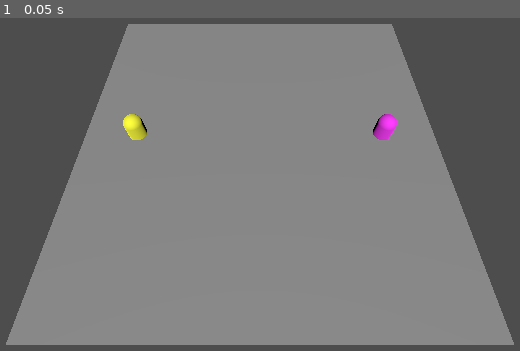
Above: before the commit, frame 1.
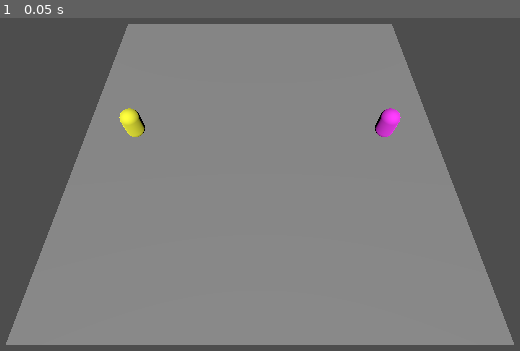
Above: after the commit, the same moment.

Repository: LordArugula/tb-rpg-godot
Game: Godot game, scene res://scenes/main.tscn
Two runs of this game, one before a commit and one after it. Both use one fixed random seed, a clock stepped at 60 frames per second and the inputs below.
Inputs:
- Up to frame 1 (0.05 s): no input

The runs differ from the first frame. In frame 1, 0.4% of the frame differs, in the area x 22-78%, y 27-37%.

Commit message:
create abilitytargetfilters

Diff:
--- a/scenes/character_a.tscn
+++ b/scenes/character_a.tscn
@@ -1,8 +1,9 @@
-[gd_scene load_steps=7 format=3 uid="uid://dgcsda3cijeif"]
+[gd_scene load_steps=8 format=3 uid="uid://dgcsda3cijeif"]
 
 [ext_resource type="PackedScene" uid="uid://c1u2hxwl6r15i" path="res://scenes/character.tscn" id="1_j2cp4"]
 [ext_resource type="Script" uid="uid://vcny821ran3" path="res://scripts/abilities/ability_controller.gd" id="2_woyp2"]
 [ext_resource type="Script" uid="uid://dohwmvk8edwkg" path="res://scripts/abilities/effects/damage_effect.gd" id="3_br84i"]
+[ext_resource type="Script" uid="uid://d1plas3actgj3" path="res://scripts/abilities/targets/ability_target_controller.gd" id="3_ef12s"]
 [ext_resource type="Script" uid="uid://c8dtxa5dpbjkh" path="res://scripts/stats/stat_controller.gd" id="4_w34w8"]
 
 [sub_resource type="StandardMaterial3D" id="StandardMaterial3D_odekq"]
@@ -19,7 +20,11 @@
 [node name="Attack" type="Node" parent="AbilitySet" index="0"]
 script = ExtResource("2_woyp2")
 
-[node name="DamageEffect" type="Node" parent="AbilitySet/Attack" index="0"]
+[node name="AbilityTargetController" type="Node" parent="AbilitySet/Attack" index="0"]
+script = ExtResource("3_ef12s")
+metadata/_custom_type_script = "uid://d1plas3actgj3"
+
+[node name="DamageEffect" type="Node" parent="AbilitySet/Attack" index="1"]
 script = ExtResource("3_br84i")
 amount = 10.0
 metadata/_custom_type_script = "uid://dohwmvk8edwkg"
--- a/scenes/character_b.tscn
+++ b/scenes/character_b.tscn
@@ -1,7 +1,8 @@
-[gd_scene load_steps=8 format=3 uid="uid://uka01qjj1jym"]
+[gd_scene load_steps=9 format=3 uid="uid://uka01qjj1jym"]
 
 [ext_resource type="PackedScene" uid="uid://c1u2hxwl6r15i" path="res://scenes/character.tscn" id="1_g3mik"]
 [ext_resource type="Script" uid="uid://vcny821ran3" path="res://scripts/abilities/ability_controller.gd" id="2_2ben8"]
+[ext_resource type="Script" uid="uid://d1plas3actgj3" path="res://scripts/abilities/targets/ability_target_controller.gd" id="3_6k3rp"]
 [ext_resource type="Script" uid="uid://dohwmvk8edwkg" path="res://scripts/abilities/effects/damage_effect.gd" id="3_8t7fw"]
 [ext_resource type="Script" uid="uid://c8dtxa5dpbjkh" path="res://scripts/stats/stat_controller.gd" id="4_8t7fw"]
 [ext_resource type="Script" uid="uid://j8er6obunt7a" path="res://scripts/abilities/effects/heal_effect.gd" id="4_lbo0s"]
@@ -20,7 +21,11 @@
 [node name="Attack" type="Node" parent="AbilitySet" index="0"]
 script = ExtResource("2_2ben8")
 
-[node name="DamageEffect" type="Node" parent="AbilitySet/Attack" index="0"]
+[node name="AbilityTargetController" type="Node" parent="AbilitySet/Attack" index="0"]
+script = ExtResource("3_6k3rp")
+metadata/_custom_type_script = "uid://d1plas3actgj3"
+
+[node name="DamageEffect" type="Node" parent="AbilitySet/Attack" index="1"]
 script = ExtResource("3_8t7fw")
 amount = 10.0
 metadata/_custom_type_script = "uid://dohwmvk8edwkg"
@@ -29,7 +34,11 @@
 script = ExtResource("2_2ben8")
 metadata/_custom_type_script = "uid://vcny821ran3"
 
-[node name="AbilityEffect" type="Node" parent="AbilitySet/Heal" index="0"]
+[node name="AbilityTargetController" type="Node" parent="AbilitySet/Heal" index="0"]
+script = ExtResource("3_6k3rp")
+metadata/_custom_type_script = "uid://d1plas3actgj3"
+
+[node name="HealEffect" type="Node" parent="AbilitySet/Heal" index="1"]
 script = ExtResource("4_lbo0s")
 amount = 10.0
 metadata/_custom_type_script = "uid://dhsvcrrywnjwu"
--- a/scenes/main.tscn
+++ b/scenes/main.tscn
@@ -19,7 +19,7 @@
 script = ExtResource("2_wsbfn")
 
 [node name="Character A" parent="BattleManager" instance=ExtResource("3_4dikk")]
-transform = Transform3D(1, 0, 0, 0, 1, 0, 0, 0, 1, -7, 0.5, 0)
+transform = Transform3D(1, 0, 0, 0, 1, 0, 0, 0, 1, -7, 1, 0)
 
 [node name="Character B" parent="BattleManager" instance=ExtResource("4_k6v5f")]
-transform = Transform3D(1, 0, 0, 0, 1, 0, 0, 0, 1, 7, 0.5, 0)
+transform = Transform3D(1, 0, 0, 0, 1, 0, 0, 0, 1, 7, 1, 0)
--- a/scripts/abilities/ability_controller.gd
+++ b/scripts/abilities/ability_controller.gd
@@ -3,6 +3,9 @@
 class_name AbilityController;
 
 var effects: Array[AbilityEffect];
+
+@onready
+var target_controller: AbilityTargetController = $AbilityTargetController;
 
 func _ready():
 	effects.assign(get_children().filter(func(child): return child is AbilityEffect));
--- /dev/null
+++ b/scripts/abilities/targets/ability_target_controller.gd
@@ -0,0 +1,13 @@
+extends Node
+
+class_name AbilityTargetController;
+
+var filters: Array[AbilityTargetFilter];
+
+func _ready() -> void:
+	filters.assign(get_children().filter(func(child): return child is AbilityTargetFilter));
+	pass
+
+
+func get_targets(actor: ActorController, actors: Array[ActorController]) -> Array[ActorController]:
+	return filters.reduce(func(targets, filter): return filter.apply(actor, targets), actors)
--- /dev/null
+++ b/scripts/abilities/targets/ability_target_filter.gd
@@ -0,0 +1,15 @@
+extends Node;
+
+## Filters the possible targets for an ability.
+class_name AbilityTargetFilter;
+
+
+## Filters the possible targets for an ability.
+func apply(_actor: ActorController, _actors: Array[ActorController]) -> Array[ActorController]:
+    push_error("Function not implemented.");
+    return [];
+
+## Checks if all targets are valid.
+func matches(_actor: ActorController, _actors: Array[ActorController]) -> bool:
+    push_error("Function not implemented.");
+    return false;
--- /dev/null
+++ b/scripts/abilities/targets/ally_target_filter.gd
@@ -0,0 +1,8 @@
+extends AbilityTargetFilter;
+
+func apply(actor: ActorController, actors: Array[ActorController]) -> Array[ActorController]:
+    return actors.filter(func(target): target == actor);
+
+
+func matches(actor: ActorController, actors: Array[ActorController]) -> bool:
+    return actors.all(func(target): target == actor)
--- /dev/null
+++ b/scripts/abilities/targets/enemy_target_filter copy.gd
@@ -0,0 +1,8 @@
+extends AbilityTargetFilter;
+
+func apply(actor: ActorController, actors: Array[ActorController]) -> Array[ActorController]:
+    return actors.filter(func(target): target != actor);
+
+
+func matches(actor: ActorController, actors: Array[ActorController]) -> bool:
+    return actors.all(func(target): target != actor)
--- /dev/null
+++ b/scripts/abilities/targets/single_target_filter.gd
@@ -0,0 +1,8 @@
+extends AbilityTargetFilter;
+
+func apply(actor: ActorController, actors: Array[ActorController]) -> Array[ActorController]:
+    return actors;
+
+
+func matches(actor: ActorController, actors: Array[ActorController]) -> bool:
+    return actors.size() == 1;
--- a/scripts/actor_controller.gd
+++ b/scripts/actor_controller.gd
@@ -11,6 +11,8 @@
 @onready
 var animation_player: AnimationPlayer = $AnimationPlayer;
 
+var current_ability: AbilityController;
+
 func start_turn():
 	turn_started.emit(self);
 
@@ -18,6 +20,7 @@
 	if (ability == null):
 		return ;
 
+	current_ability = ability;
 	print("%s selected %s" % [self.name, ability.name]);
 
 	var targets: Array[ActorController] = [];
@@ -28,6 +31,7 @@
 	activate_ability(ability, targets);
 
 	turn_ended.emit(self);
+	current_ability = null;
 
 	pass
 
--- a/scripts/battle_manager.gd
+++ b/scripts/battle_manager.gd
@@ -11,34 +11,38 @@
 		pass
 
 	while (true):
-		var character = turnQueue.get_current();
-		print("%s started their turn." % character.name);
-		character.start_turn();
+		var actor = turnQueue.get_current();
+		print("%s started their turn." % actor.name);
+		actor.start_turn();
 
-		await character.turn_ended;
-		print("%s ended their turn." % character.name);
+		await actor.turn_ended;
+		print("%s ended their turn." % actor.name);
 
 		turnQueue.move_next();
 		pass
 
 	pass
 
-
 func _input(event: InputEvent) -> void:
 	if (event is InputEventKey and event.is_pressed()):
 		if (event.keycode >= KEY_1 and event.keycode < KEY_9):
 			var index = event.keycode - KEY_1;
-			var character = turnQueue.get_current();
+			var actor = turnQueue.get_current();
 
-			if (index >= 0 and index < character.abilities.count):
-				character.ability_selected.emit(character.abilities.get_at(index));
-				pass
-			pass
-		elif (event.keycode == KEY_SPACE):
-			var character = turnQueue.get_current();
+			if actor.current_ability == null:
+				if (index >= 0 and index < actor.abilities.count):
+					var ability = actor.abilities.get_at(index);
+					actor.ability_selected.emit(ability);
 
-			var targets = turnQueue.characters.filter(func(actor): return actor != character);
-			var target = targets.pick_random();
-			character.targets_selected.emit([target]);
-			pass
+					var targets = await ability_targets_selected;
+					actor.targets_selected.emit(targets);
+					pass
+			else:
+				var possible_targets = actor.current_ability.target_controller.get_targets(actor, turnQueue.actors);
+				if (index >= 0 and index < possible_targets.size()):
+					ability_targets_selected.emit([possible_targets[index]]);
+
 	pass
+
+
+signal ability_targets_selected(targets: Array[ActorController]);
--- a/scripts/turn_queue.gd
+++ b/scripts/turn_queue.gd
@@ -1,33 +1,33 @@
 class_name TurnQueue;
 
-var characters: Array[ActorController];
+var actors: Array[ActorController];
 var current: int;
 
 
 func move_next():
-	current = (current + 1) % characters.size();
+	current = (current + 1) % actors.size();
 	pass
 
 
 func move_prev():
-	current = (current + characters.size() - 1) % characters.size();
+	current = (current + actors.size() - 1) % actors.size();
 	pass
 
 
-func add_end(character: ActorController):
-	characters.push_back(character);
+func add_end(actor: ActorController):
+	actors.push_back(actor);
 	pass
 
 
-func add_back(character: ActorController):
-	characters.push_front(character);
+func add_back(actor: ActorController):
+	actors.push_front(actor);
 	pass
 
 
-func remove(character: ActorController):
-	characters.erase(character);
+func remove(actor: ActorController):
+	actors.erase(actor);
 	pass
 
 
 func get_current() -> ActorController:
-	return characters[current];
+	return actors[current];
Not shown, added: scripts/abilities/targets/ability_target_controller.gd.uid
Not shown, added: scripts/abilities/targets/ability_target_filter.gd.uid
